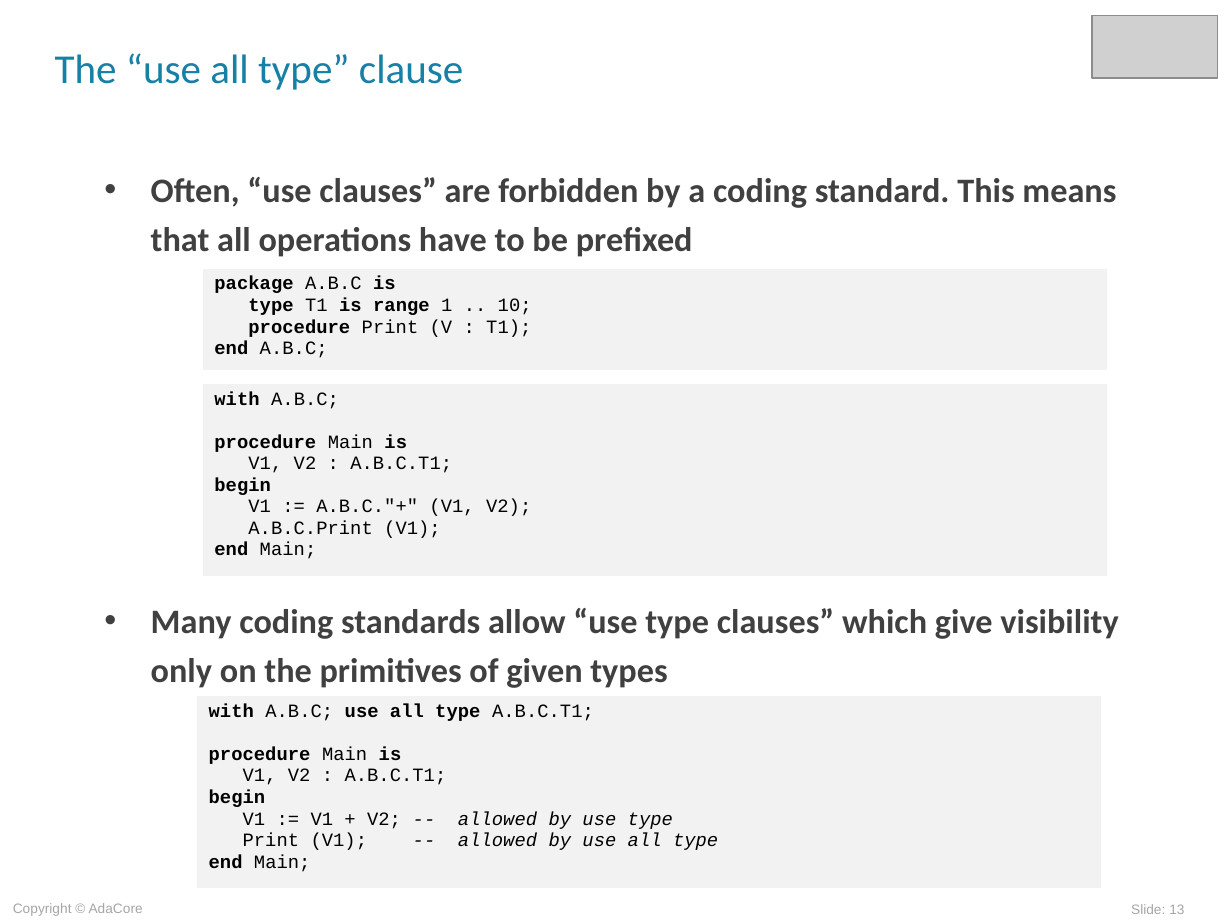
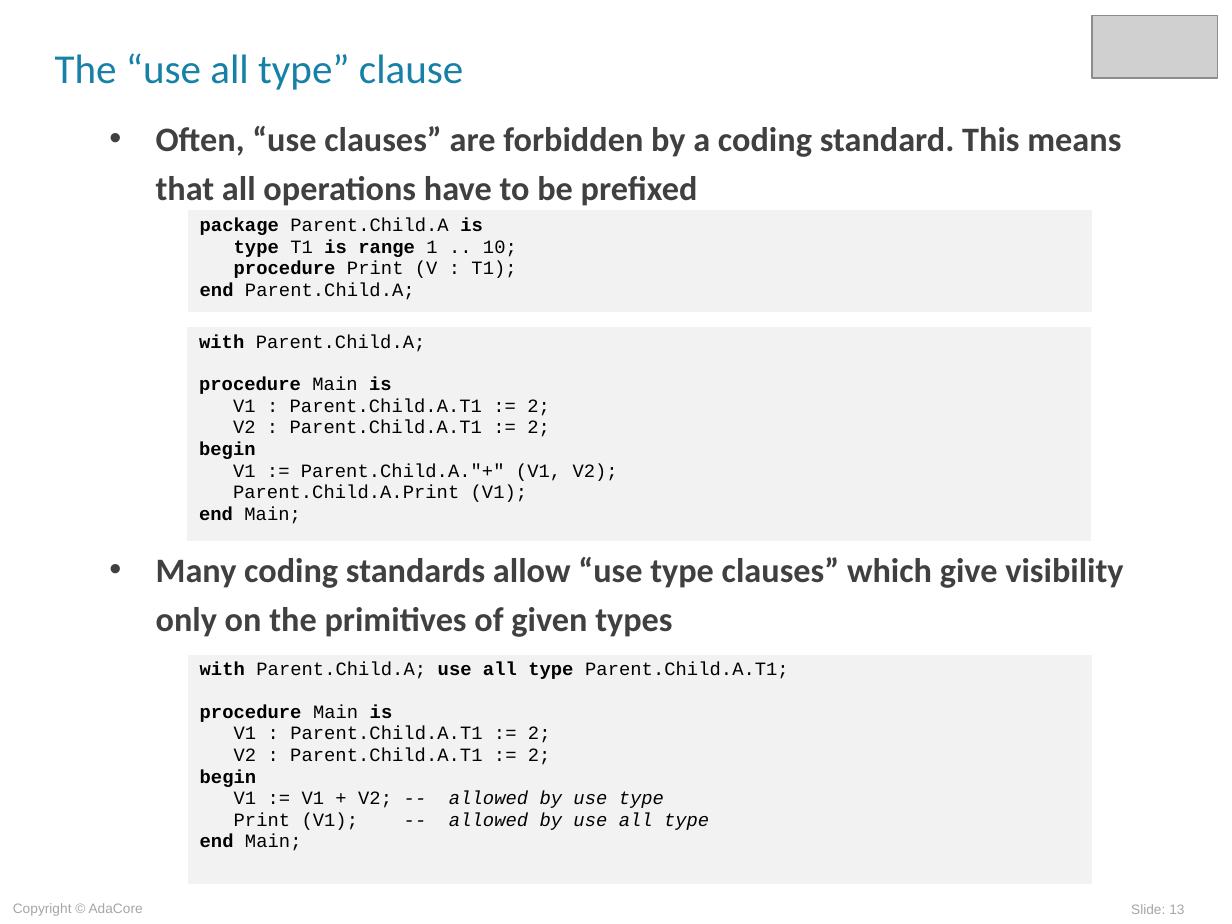
Before and after one commit to AdaCoreU/Courses, a slide deck: slide 13 of lectures/03_Programming_in_the_Large/02_Type_Safety/slides/Strong_Typing.ppt. Drawn at 1232x924 pixels with LibreOffice and Linux fonts; fonts in the diff are those of the drawing; grey boxes stand for pictures; background and template pictures are left out. Boxes give left, top, right and bottom in pixels: in the first picture for what was removed or moved away, otherwise in the second. Text is boxed around its words. In the diff, an @@ line names an element or a change of style, - is before the commit and + after.

```diff
--- a/lectures/03_Programming_in_the_Large/02_Type_Safety/slides/Strong_Typing.ppt
+++ b/lectures/03_Programming_in_the_Large/02_Type_Safety/slides/Strong_Typing.ppt
@@ text "Often, “use clauses” are forbidden ..." moved from (x1=151, y1=177, x2=1118, y2=688) to (x1=156, y1=126, x2=1123, y2=637) @@
@@ table at (x1=187, y1=209, x2=1092, y2=312) @@
-row 1, column 1: package A.B.C is / type T1 is range 1 .. 10; / procedure Print (V : T1); / end A.B.C;
+row 1, column 1: package Parent.Child.A is / type T1 is range 1 .. 10; / procedure Print (V : T1); / end Parent.Child.A;
@@ table moved from (x1=202, y1=269, x2=1106, y2=371) to (x1=187, y1=209, x2=1092, y2=312) @@
@@ table at (x1=187, y1=326, x2=1092, y2=542) @@
@@ row 1, column 1: "with A.B.C; / procedure Main is / V1, V2 : A.B.C.T1; / begin V1 := A.B.C."+" (V1, V2); A.B.C.Print (V1); / end Main;" to "with Parent.Child.A; / procedure Main is / V1 : Parent.Child.A.T1 := 2; / V2 : Parent.Child.A.T1 := 2; / begin V1 := Parent.Child.A."+" (V1, V2); Parent.Child.A.Print (V1); / end Main;" @@
@@ table resized from (x1=202, y1=383, x2=1106, y2=577) to (x1=187, y1=326, x2=1092, y2=542) @@
@@ table at (x1=187, y1=654, x2=1092, y2=885) @@
-row 1, column 1: with A.B.C; use all type A.B.C.T1; / procedure Main is / V1, V2 : A.B.C.T1; / begin V1 := V1 + V2; -- allowed by use type Print (V1); -- allowed by use all type / end Main;
+row 1, column 1: with Parent.Child.A; use all type Parent.Child.A.T1; / procedure Main is / V1 : Parent.Child.A.T1 := 2; / V2 : Parent.Child.A.T1 := 2; / begin V1 := V1 + V2; -- allowed by use type Print (V1); -- allowed by use all type / end Main;
@@ table resized from (x1=196, y1=696, x2=1100, y2=890) to (x1=187, y1=654, x2=1092, y2=885) @@
```
Also in this commit, not shown: 13 other slides changed, 7 other files.
